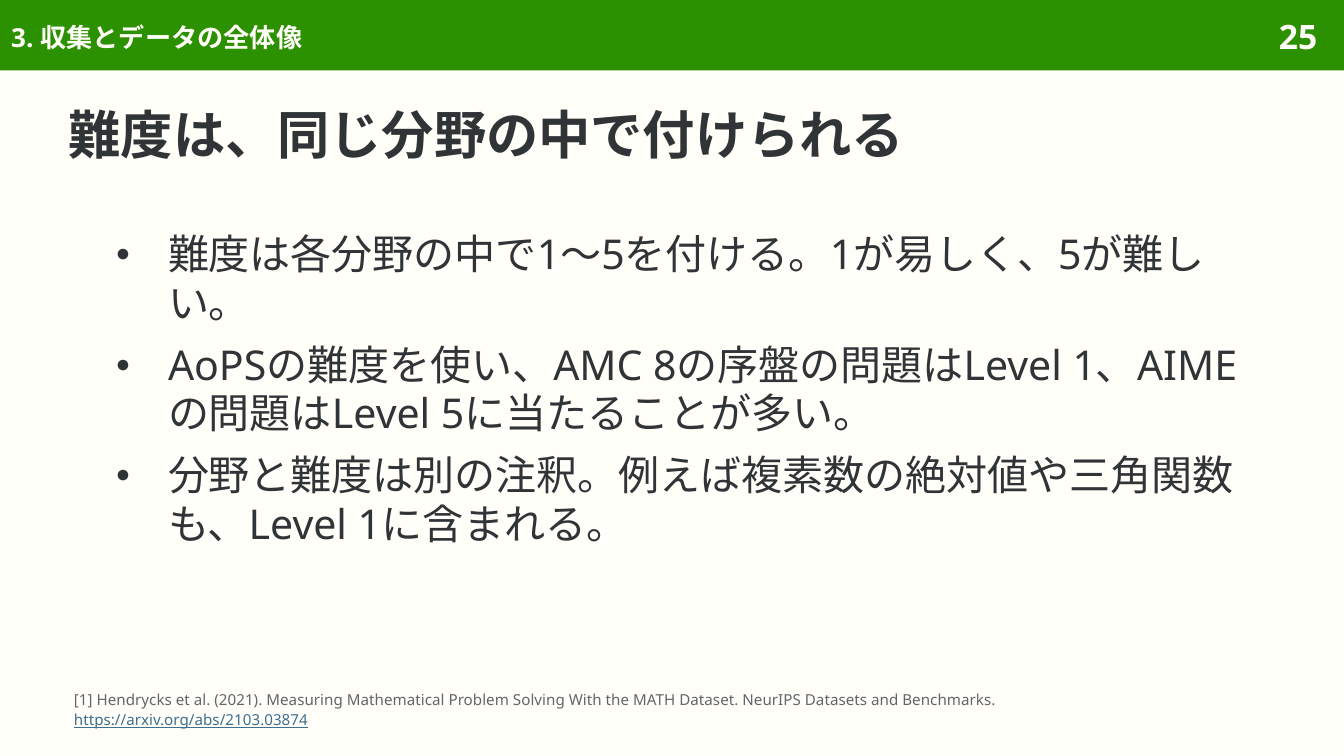
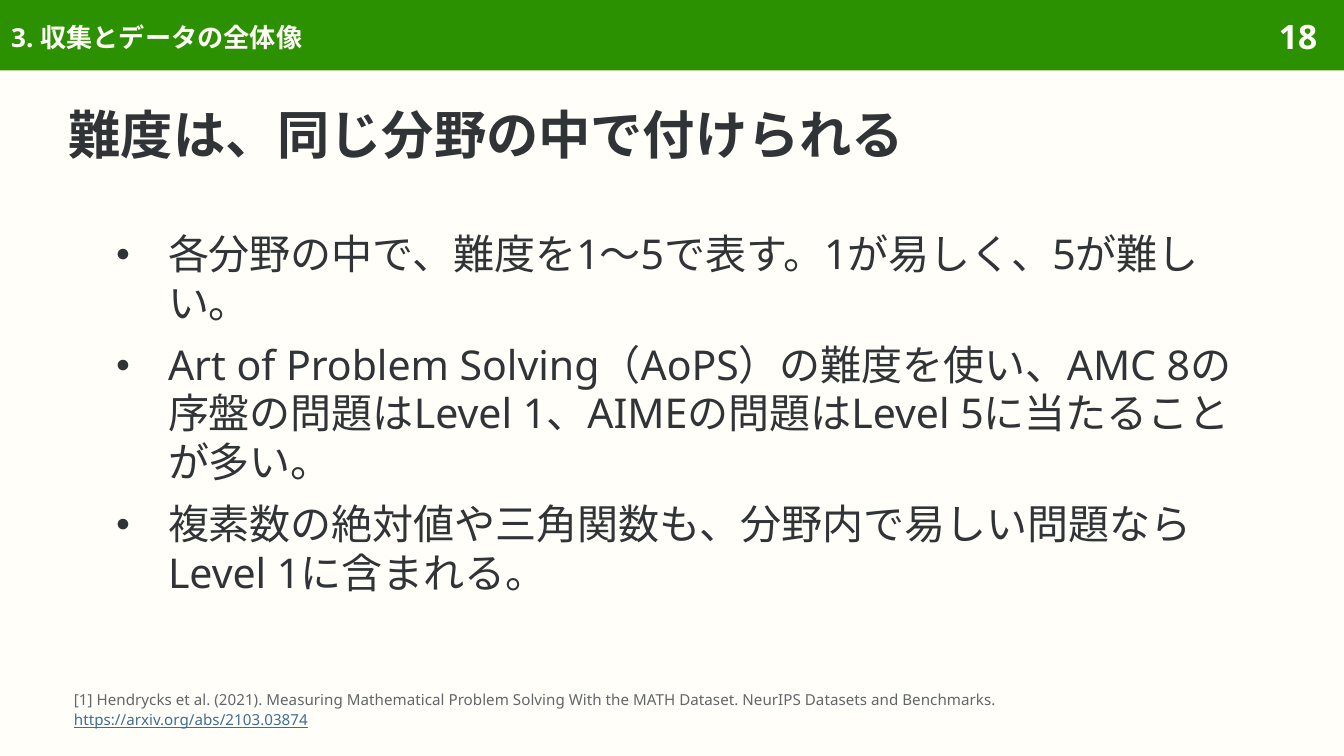
Before and after one commit to sasakiy84/datasets-in-10-minutes, a slide deck: slide 18 of slides/datasets-in-10-minutes-math.pptx (slide 25 before the commit). Drawn at 1344x756 pixels with LibreOffice and Linux fonts; fonts in the diff are those of the drawing. Boxes give left, top, right and bottom in pixels: in the first picture for what was removed or moved away, otherwise in the second. Text is boxed around its words. In the diff, an @@ line names an element or a change of style, - is before the commit and + after.

Commit message:
Center MATH on competition problems and original problem-solving evaluation

```diff
--- a/slides/datasets-in-10-minutes-math.pptx
+++ b/slides/datasets-in-10-minutes-math.pptx
@@ page number at bbox=[1279, 24, 1317, 50]: text changed @@
-25
+18
@@ text at bbox=[168, 234, 1199, 592]: text changed @@
-● 難度は各分野の中で1〜5を付ける。1が易しく、5が難しい。
-● AoPSの難度を使い、AMC 8の序盤の問題はLevel 1、AIMEの問題はLevel 5に当たることが多い。
-● 分野と難度は別の注釈。例えば複素数の絶対値や三角関数も、Level 1に含まれる。
+● 各分野の中で、難度を1〜5で表す。1が易しく、5が難しい。
+● Art of Problem Solving（AoPS）の難度を使い、AMC 8の序盤の問題はLevel 1、AIMEの問題はLevel 5に当たることが多い。
+● 複素数の絶対値や三角関数も、分野内で易しい問題ならLevel 1に含まれる。
```
Also in this commit, not shown: 35 other slides changed, 12 slides removed, 53 other files.
